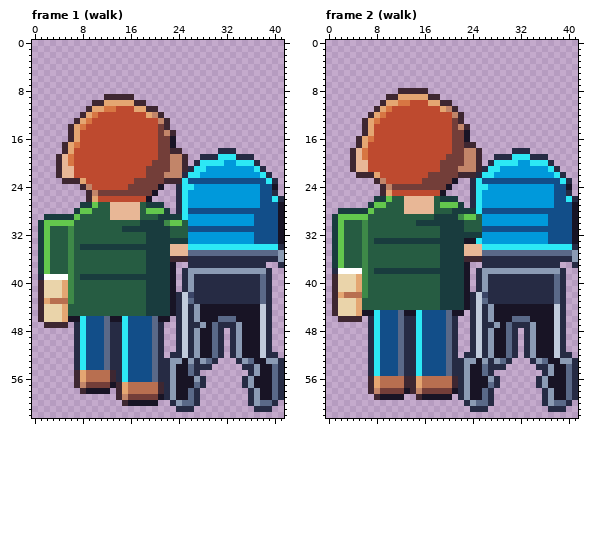
Pixel-art file, stored at art/depths/stroller@88.aseprite. The picture above was drawn from the file before the commit.
42x63 pixels, 4 frames. Shown: frame 1 (walk), frame 2 (walk). The commit also changed other frames, which this record leaves out.
After:
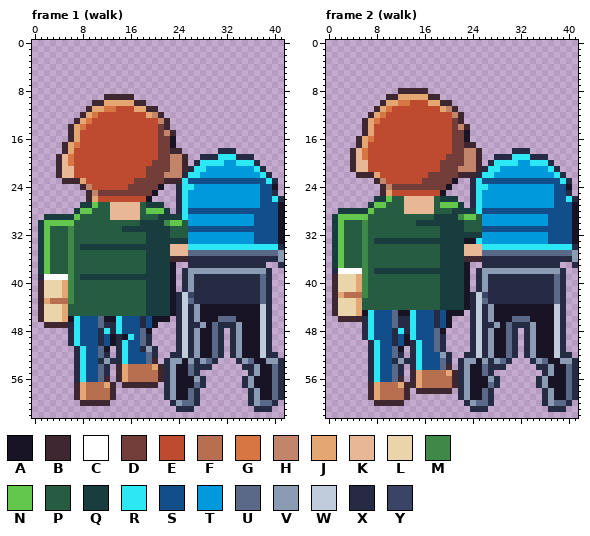
Palette (. is transparent): A #181425  B #3e2731  C #ffffff  D #733e39  E #be4a2f  F #b86f50  G #d77643  H #c28569  J #e4a672  K #e8b796  L #ead4aa  M #3e8948  N #63c74d  P #265c42  Q #193c3e  R #2ce8f5  S #124e89  T #0099db  U #5a6988  V #8b9bb4  W #c0cbdc  X #262b44  Y #3a4466
Edits made:
--- frame 1 (walk)
@@ x 4..23 @@
 45 LJPPPPPPPPPPPPPQQQQA
-46 LJAARSSSUAARSSSSUAA.
-47 BB.XRSSSUXXRSSSSUX..
-48 ...XRSSSUXXRSSSSUX..
-49 ...XRSSSUXXRSSSSUX..
-50 ...XRSSSUXXRSSSSUX..
-51 ...XRSSSUXXRSSSSUX..
-52 ...XRSSSUXXRSSSSUX.X
-53 ...XRSSSUXXRSSSSUXXV
-54 ...XRSSSUXXRSSSSUXXV
-55 ...BJFFFFBXRSSSSUXXV
-56 ...BJFFFFBXRSSSSUXXV
-57 ...BHDDDDABJFFFFFBXV
-58 ....BAAAA.BJFFFFFBXV
-59 ..........BHDDDDDAXV
-60 ...........BAAAAA..X
+46 LJARSSSUAARSSSXSAAA.
+47 BBXRSSSUXXRSSSXSA...
+48 ..XRSSSXRXRSSSUA....
+49 ..XRSSSXSAXARSUX....
+50 ..XRSSSXSAXRSSUX....
+51 ...XRSSUA.XRSSXVX...
+52 ...XRSSUX.XRSSSUX..X
+53 ...XRSSXVXXRSSSUB.XV
+54 ...XRSSUX.BJFFFFJBXV
+55 ...XRSSUX.BJFFFFFBXV
+56 ...XRSSUB.BJFFFFFBXV
+57 ...BJFFFJB.BBBBBB.XV
+58 ...BJFFFFB........XV
+59 ...BJFFFFB........XV
+60 ....BBBBB..........X
 61 ....................
--- frame 2 (walk)
@@ x 4..23 @@
 44 LJPPPPPPPPPPPPPQQQQA
-45 LJAARSSSUAARSSSSUAA.
-46 BB.XRSSSUXXRSSSSUX..
-47 ...XRSSSUXXRSSSSUX..
-48 ...XRSSSUXXRSSSSUX..
-49 ...XRSSSUXXRSSSSUX..
-50 ...XRSSSUXXRSSSSUX..
-51 ...XRSSSUXXRSSSSUX..
-52 ...XRSSSUXXRSSSSUX.X
-53 ...XRSSSUXXRSSSSUXXV
-54 ...XRSSSUXXRSSSSUXXV
-55 ...XRSSSUXXRSSSSUXXV
-56 ...BJFFFFBBJFFFFFBXV
-57 ...BJFFFFBBJFFFFFBXV
-58 ...BHDDDDABHDDDDDAXV
-59 ....BAAAA..BAAAAA.XV
-60 ...................X
+45 LJARSSSUAARSSSXSAAA.
+46 BBXRSSSUXXRSSSXSA...
+47 ..XRSSSUXXRSSSXSA...
+48 ..XRSSSXRXRSSSUA....
+49 ..XRSSSXSARSSSUX....
+50 ...XRSSXSAXRSSUX....
+51 ...XRSSUA.XRSSUX....
+52 ...XRSSUX.XRSSSVX..X
+53 ...XRSSXVXXRSSSUX.XV
+54 ...XRSSUX.XRSSSUB.XV
+55 ...XRSSUX.BJFFFFJBXV
+56 ...XRSSUB.BJFFFFFBXV
+57 ...BJFFFJBBJFFFFFBXV
+58 ...BJFFFFB.BBBBBB.XV
+59 ...BJFFFFB........XV
+60 ....BBBBB..........X
 61 ....................
Boxes around the changes in both pictures, in picture pixels (x1, y1, x2, y2):
changed: (68, 316, 164, 406)
changed: (362, 310, 458, 406)
